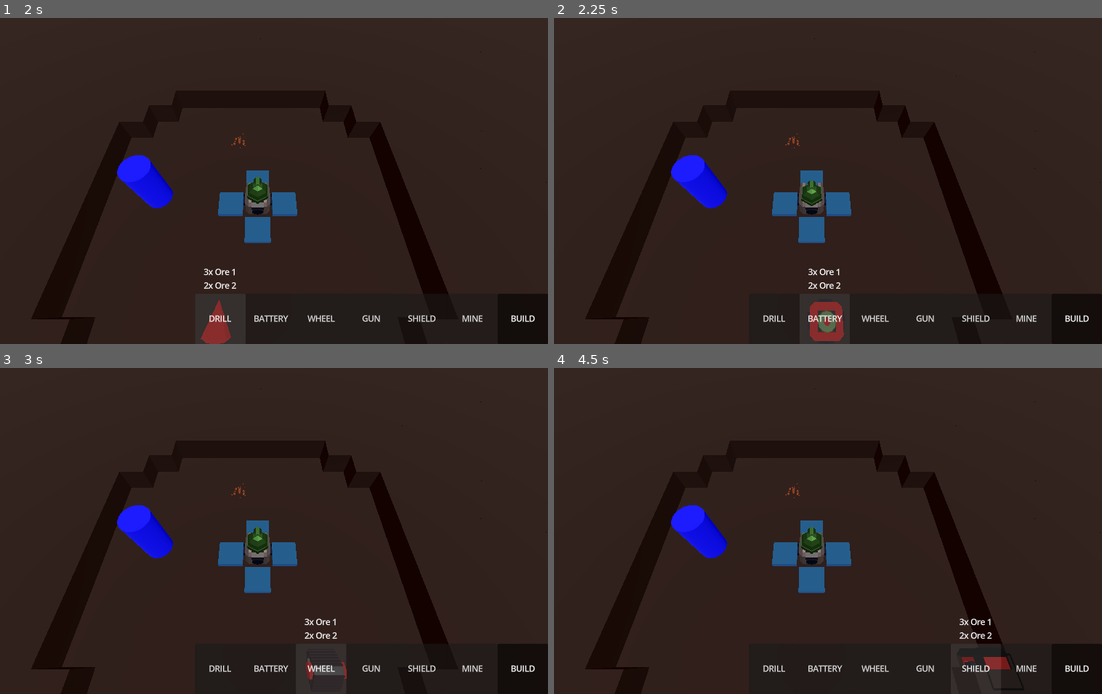
Above: before the commit, frames 1-4 (two rows, left to right).
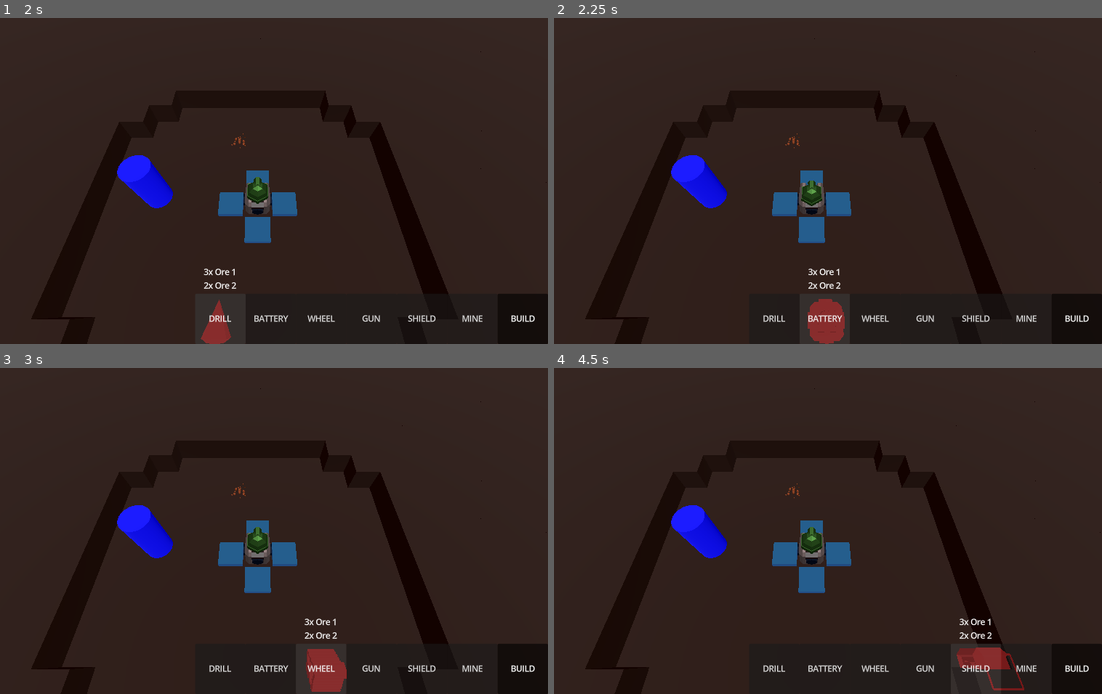
Above: after the commit, the same moments.

Repository: HedgeLizards/major
Game: Godot game, scene res://scenes/world.tscn
Two runs of this game, one before a commit and one after it. Both use one fixed random seed, a clock stepped at 60 frames per second and the inputs below. This scene is started directly instead of the project's main scene.
Inputs:
- Up to frame 1 (2 s): click "BUILD" at 0.5 s; click "DRILL" at 1.25 s
- Up to frame 2 (2.25 s): click "BATTERY" at 2 s
- Up to frame 3 (3 s): click "WHEEL" at 2.75 s
- Up to frame 4 (4.5 s): click "GUN" at 3.5 s; click "SHIELD" at 4.25 s

Frame 1 is identical in both runs. In frame 2, 0.2% of the frame differs, in the area x 46-54%, y 86-100%; in frame 3, 0.7%, in the area x 55-63%, y 86-100%; in frame 4, 0.5%.

Commit message:
Make ALL placeholder mesh surfaces invalid

Diff:
--- a/code/VehicleBody.gd
+++ b/code/VehicleBody.gd
@@ -136,13 +136,17 @@
 	if placing == null:
 		return
 
+	var placeholder_mesh_child = $Placeholder.get_child(0)
+
 	if hovered_row == null:
-		$Placeholder.get_child(0).set_surface_override_material(0, invalid)
+		for i in placeholder_mesh_child.get_surface_override_material_count():
+			placeholder_mesh_child.set_surface_override_material(i, invalid)
 
 		$Placeholder.position.x = intersection_point.x
 		$Placeholder.position.z = intersection_point.z
 	else:
-		$Placeholder.get_child(0).set_surface_override_material(0, null)
+		for i in placeholder_mesh_child.get_surface_override_material_count():
+			placeholder_mesh_child.set_surface_override_material(i, null)
 
 		$Placeholder.position.x = hovered_column - core_column
 		$Placeholder.position.z = hovered_row - core_row
